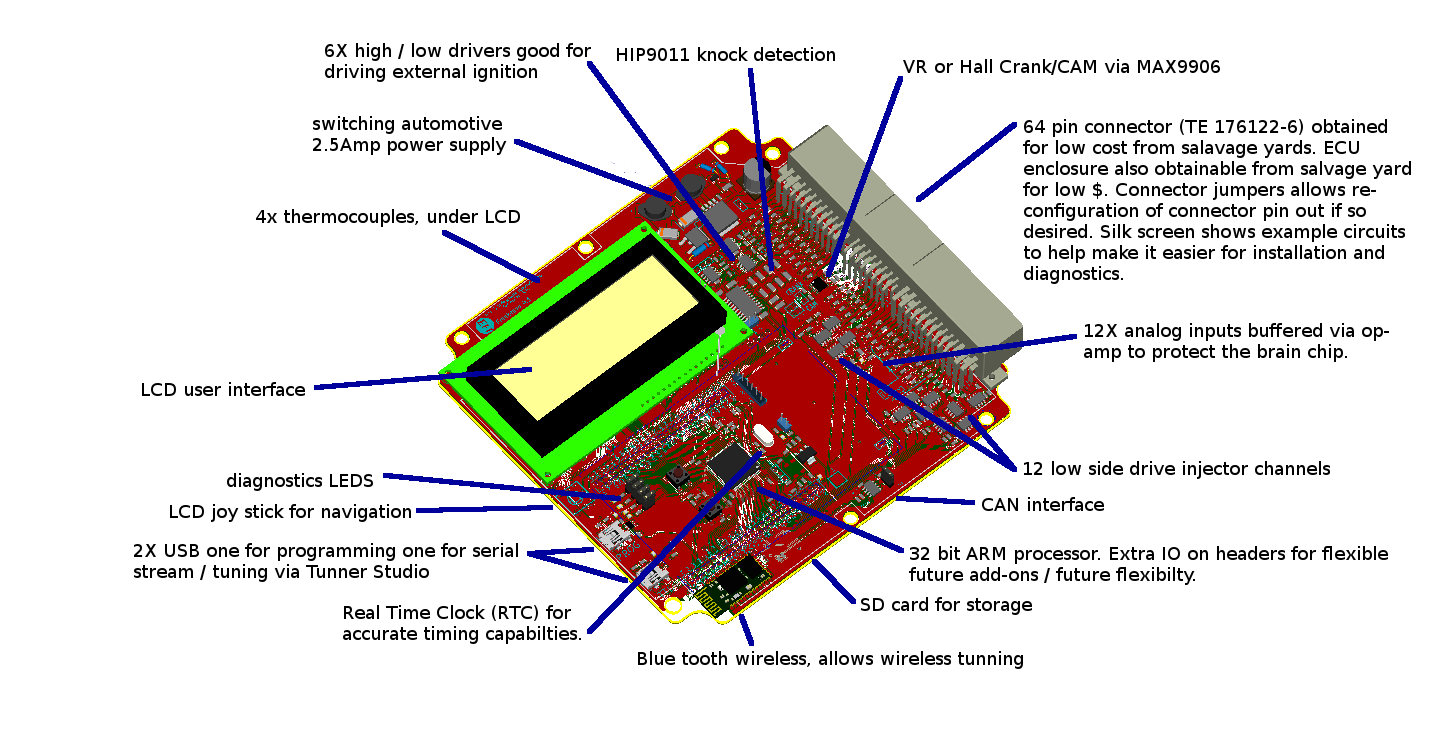
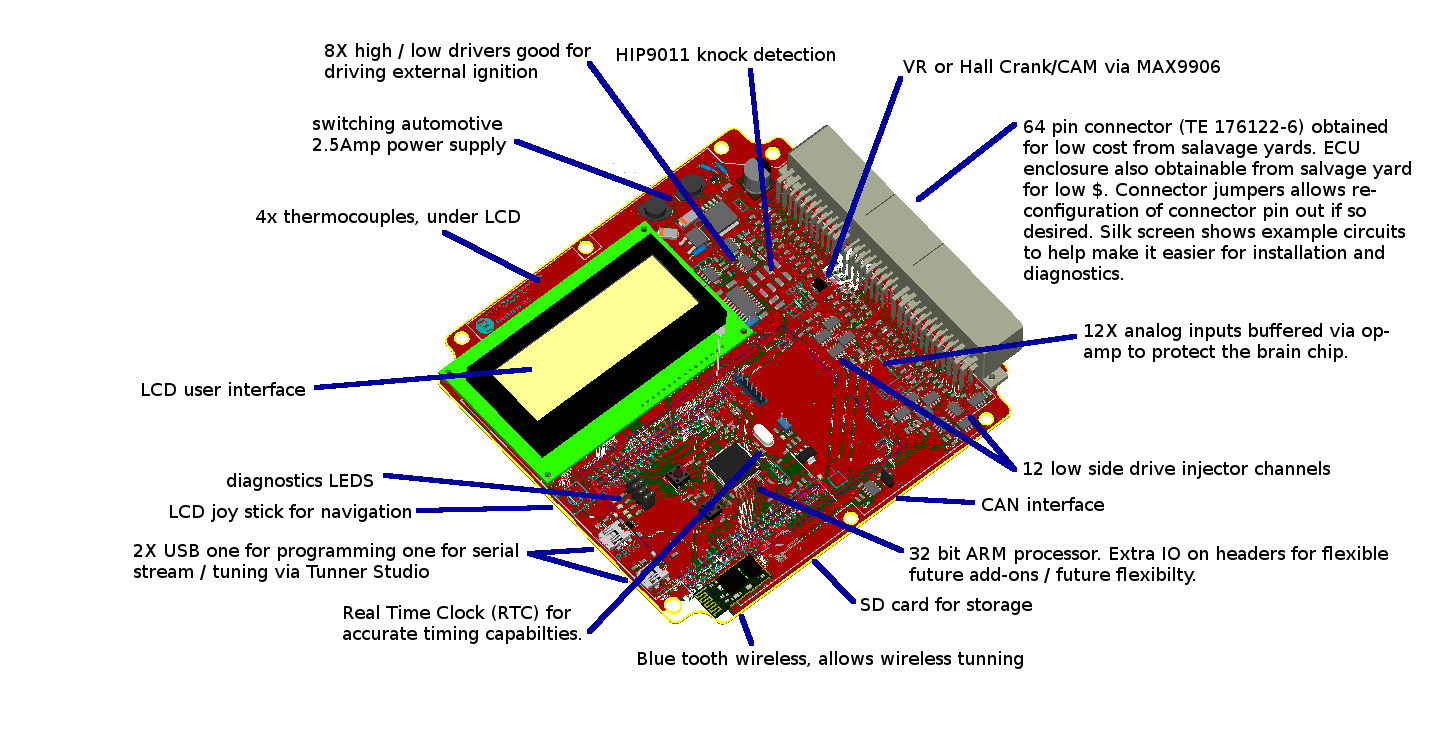
Layered file, before and after one edit (1434x755). Changes by layer:
renamed "6X high / low drivers good for..." to "8X high / low drivers good for...", painted on it over [left=325, top=44, right=334, bottom=57]
